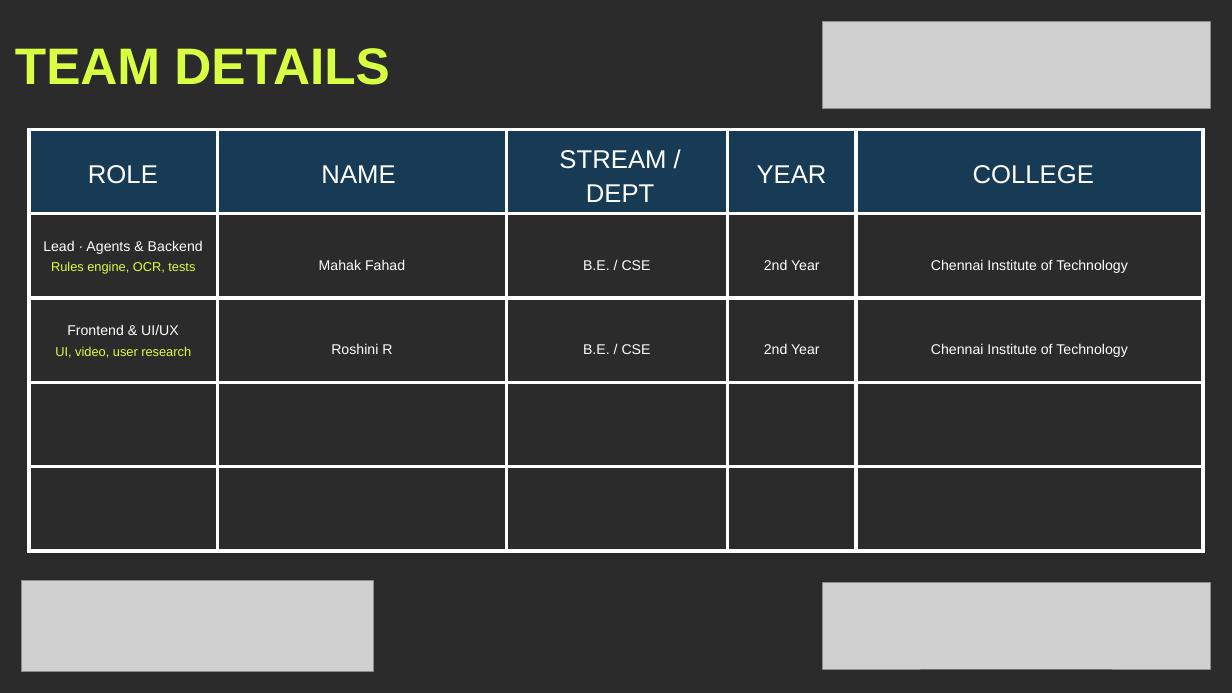
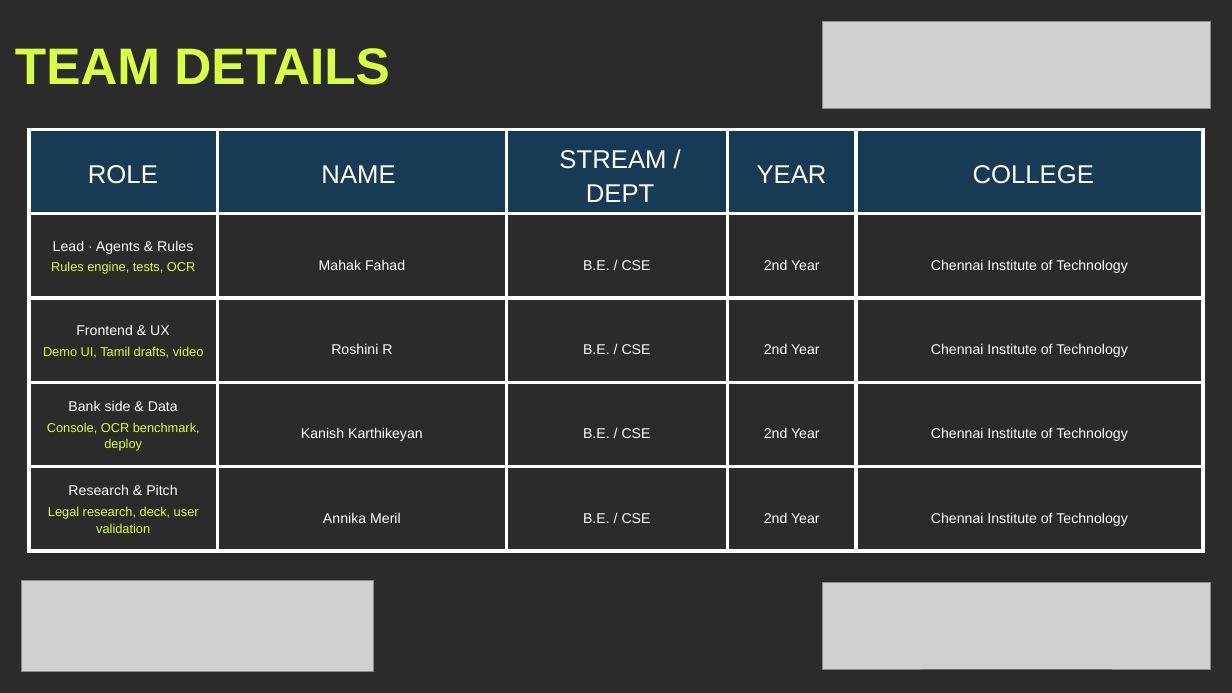
Before and after one commit to mahak867/Golden-Hour, a slide deck: slide 8 of deck/GoldenHour_KHacks4_Submission_Visual.pptx. Drawn at 1232x693 pixels with LibreOffice and Linux fonts; fonts in the diff are those of the drawing; grey boxes stand for pictures; background and template pictures are left out; a plain dark background stands for a picture behind light text. Boxes give left, top, right and bottom in pixels: in the first picture for what was removed or moved away, otherwise in the second. Text is boxed around its words. In the diff, an @@ line names an element or a change of style, - is before the commit and + after.

Commit message:
Team: add Kanish Karthikeyan and Annika Meril, reassign roles

```diff
--- a/deck/GoldenHour_KHacks4_Submission_Visual.pptx
+++ b/deck/GoldenHour_KHacks4_Submission_Visual.pptx
@@ table at (x1=29, y1=129, x2=1203, y2=551) @@
-row 2, column 1: Lead · Agents & Backend / Rules engine, OCR, tests
+row 2, column 1: Lead · Agents & Rules / Rules engine, tests, OCR
-row 3, column 1: Frontend & UI/UX / UI, video, user research
+row 3, column 1: Frontend & UX / Demo UI, Tamil drafts, video
-row 4:  |  |  |  | 
+row 4: Bank side & Data / Console, OCR benchmark, deploy | Kanish Karthikeyan | B.E. / CSE | 2nd Year | Chennai Institute of Technology
-row 5:  |  |  |  | 
+row 5: Research & Pitch / Legal research, deck, user validation | Annika Meril | B.E. / CSE | 2nd Year | Chennai Institute of Technology
```
Also in this commit, not shown: 2 other files.
